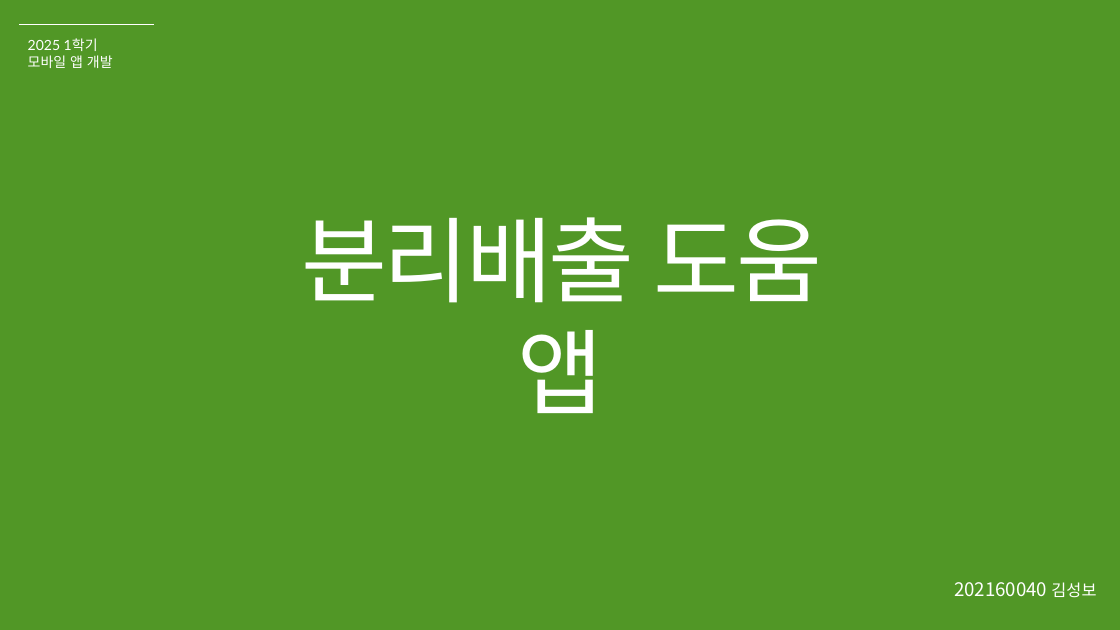
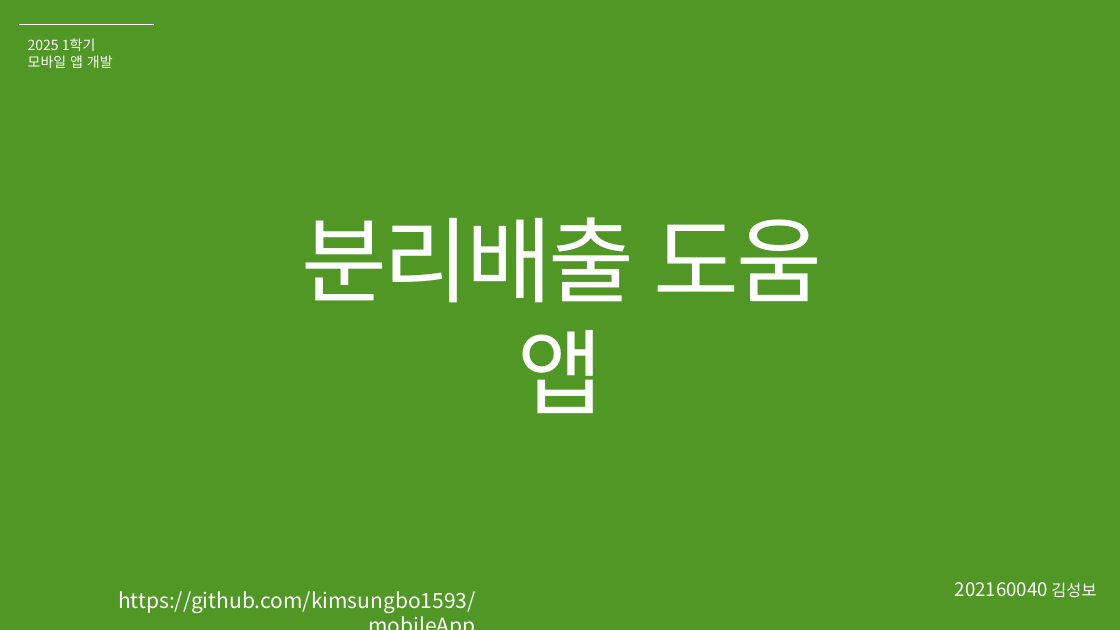
Before and after one commit to kimsungbo1593/mobileApp, a slide deck: slide 1 of mobileAppProject/RecyclingApp/202160040김성보 모바일앱개발.pptx. Drawn at 1120x630 pixels with LibreOffice and Linux fonts; fonts in the diff are those of the drawing. Boxes give left, top, right and bottom in pixels: in the first picture for what was removed or moved away, otherwise in the second. Text is boxed around its words. In the diff, an @@ line names an element or a change of style, - is before the commit and + after.

```diff
--- a/mobileAppProject/RecyclingApp/202160040김성보 모바일앱개발.pptx
+++ b/mobileAppProject/RecyclingApp/202160040김성보 모바일앱개발.pptx
@@ text "2025 1학기" at bbox=[28, 38, 113, 68]: font Lato to Noto Sans CJK KR @@
@@ text added at bbox=[118, 591, 475, 613], 18 pt, text #FFFFFF @@
+https://github.com/kimsungbo1593/mobileApp
```
Also in this commit, not shown: 2 other slides changed, 1 slide added, 1 slide removed, 1 other file.
